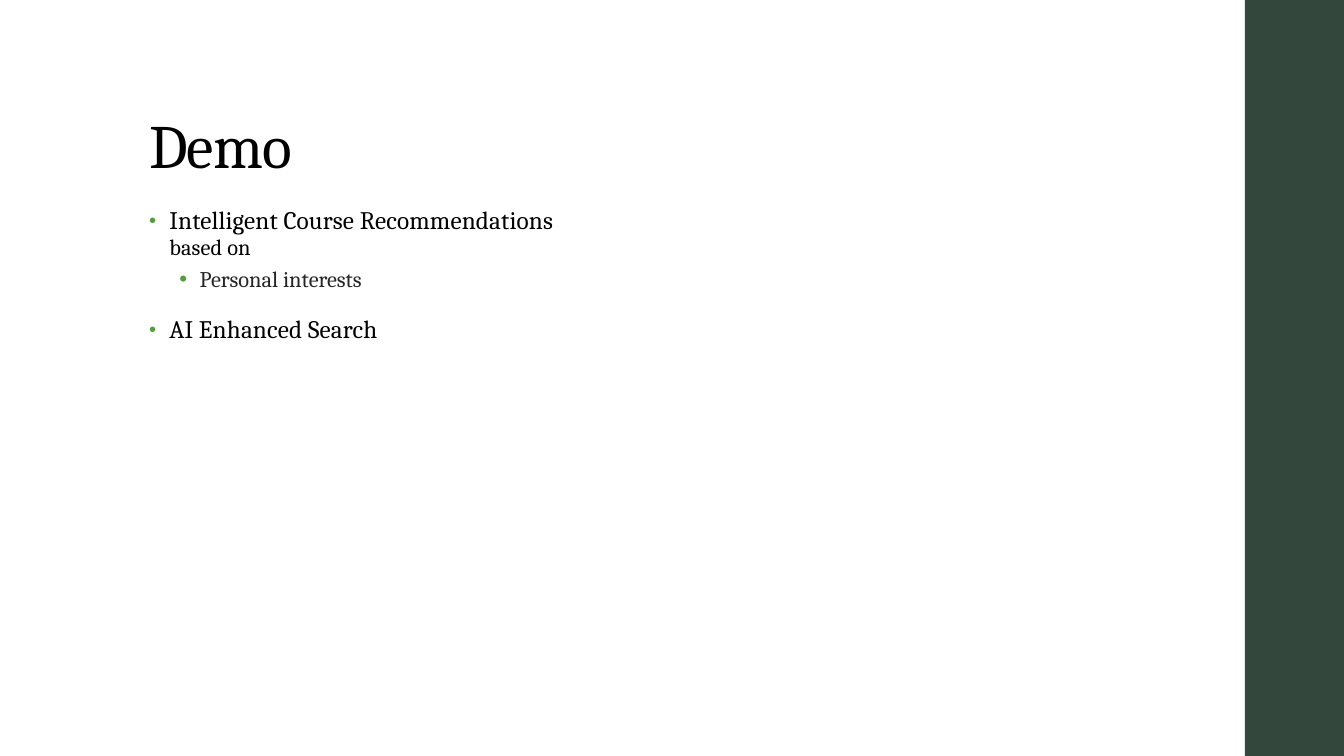
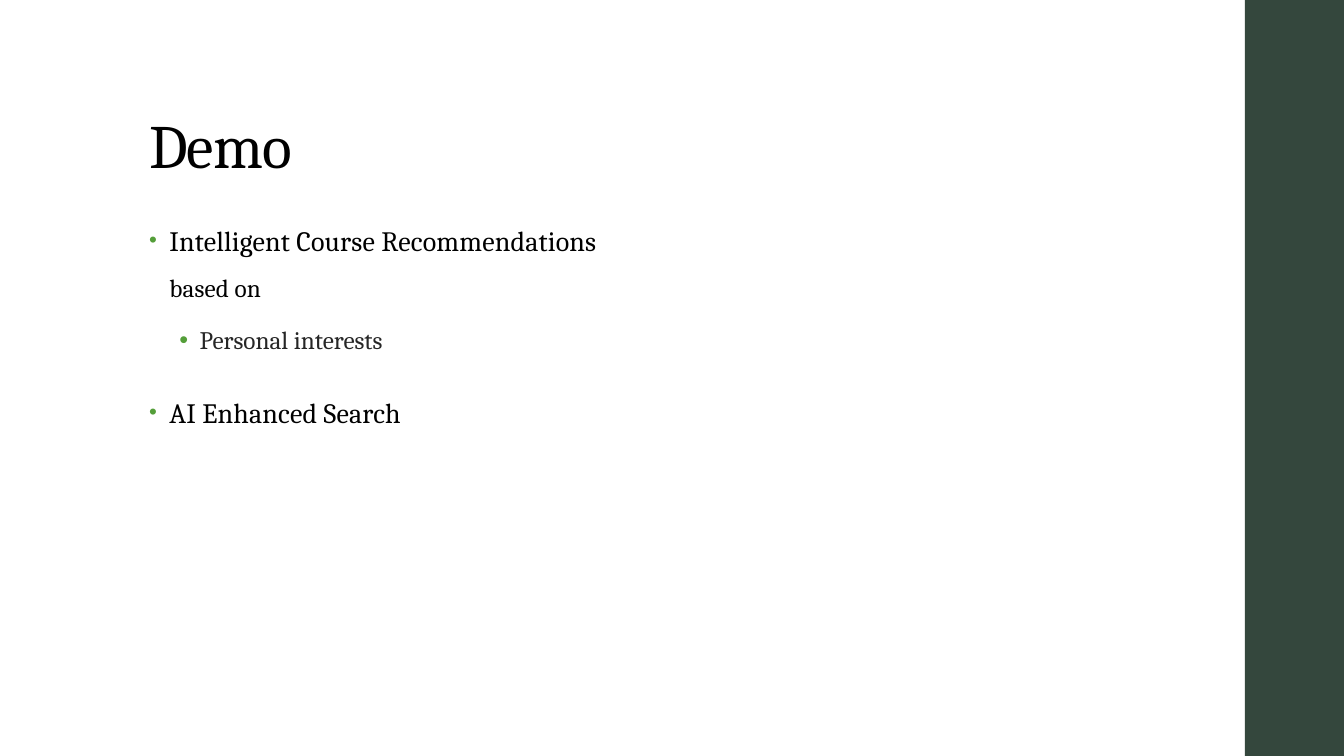
Before and after one commit to AICourseSelection/courseai, a slide deck: slide 14 of Documentation/Audit_2/Powerpoint/Audit_Presentation.pptx. Drawn at 1344x756 pixels with LibreOffice and Linux fonts; fonts in the diff are those of the drawing. Boxes give left, top, right and bottom in pixels: in the first picture for what was removed or moved away, otherwise in the second. Text is boxed around its words. In the diff, an @@ line names an element or a change of style, - is before the commit and + after.

Commit message:
Audit 2 Presentation: AI Architecture
AI Architecture diagram
More timeline formatting

```diff
--- a/Documentation/Audit_2/Powerpoint/Audit_Presentation.pptx
+++ b/Documentation/Audit_2/Powerpoint/Audit_Presentation.pptx
@@ text "Intelligent Course Recommendations based on" at box(169, 231, 596, 424): size 18 to 20 pt in "Intelligent Course Recommendations", "AI Enhanced Search"; size 16 to 18 pt in "based on", "Personal interests"; line spacing 0.95 to 1.5; line spacing 0.9 to 1.5 @@
```
Also in this commit, not shown: 1 other slide changed, 1 slide added, 2 slides removed.
